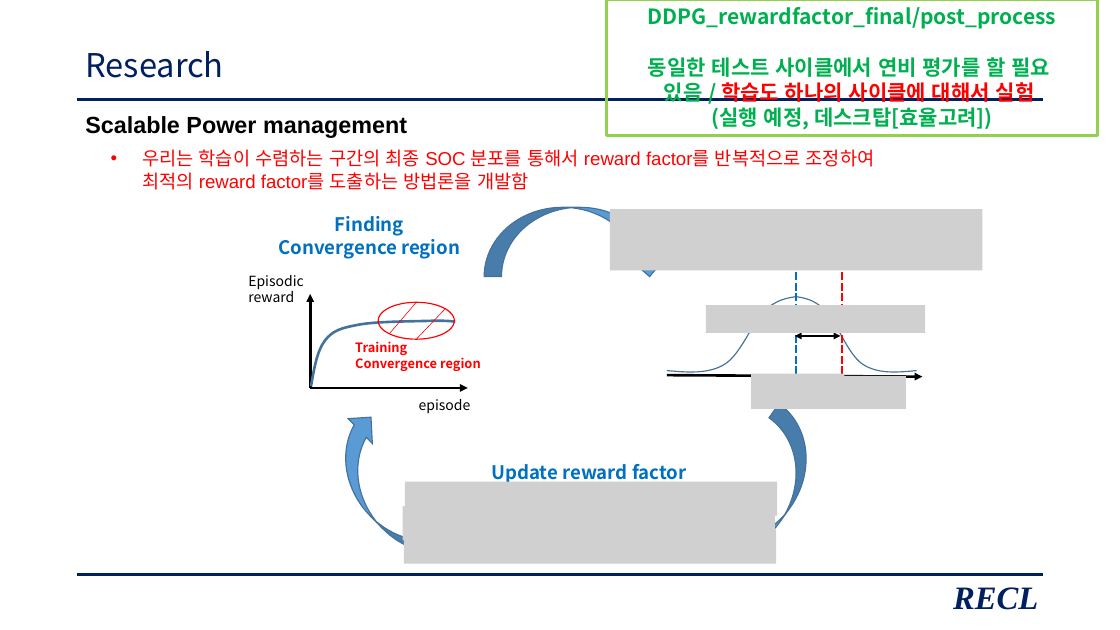
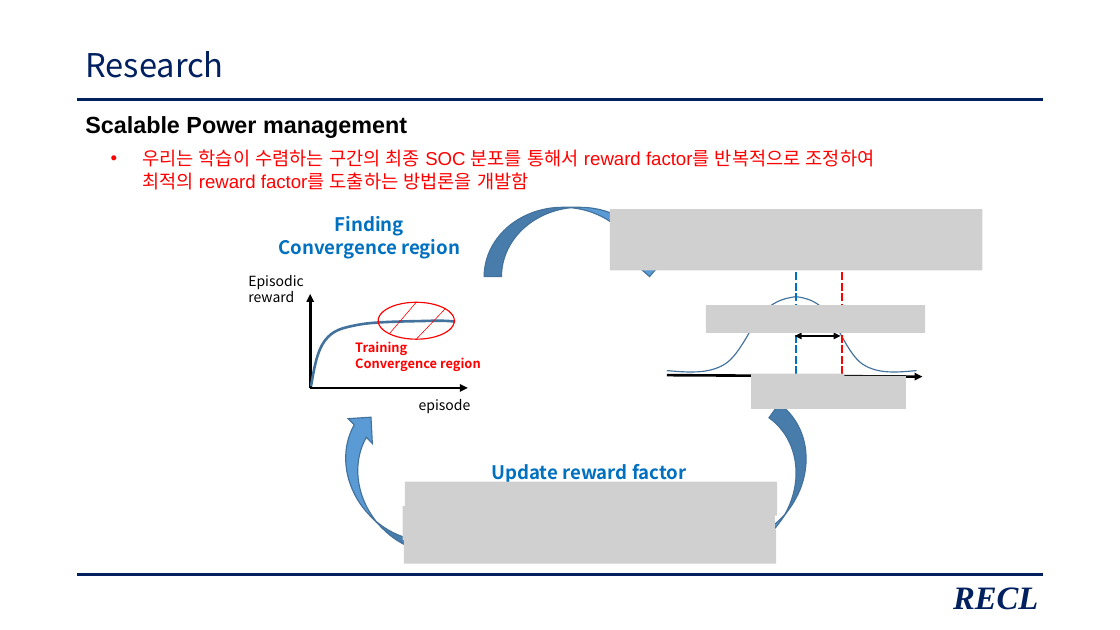
Before and after one commit to zidane89/experiment_essential_degradation, a slide deck: slide 19 of 발표자료_중안3.pptx. Drawn at 1120x630 pixels with LibreOffice and Linux fonts; fonts in the diff are those of the drawing; grey boxes stand for pictures. Boxes give left, top, right and bottom in pixels: in the first picture for what was removed or moved away, otherwise in the second. Text is boxed around its words. In the diff, an @@ line names an element or a change of style, - is before the commit and + after.

```diff
--- a/발표자료_중안3.pptx
+++ b/발표자료_중안3.pptx
@@ rectangle removed at (607,0,1097,136) @@
-DDPG_rewardfactor_final/post_process
-동일한 테스트 사이클에서 연비 평가를 할 필요
-있음 / 학습도 하나의 사이클에 대해서 실험
-(실행 예정, 데스크탑[효율고려])
```
Also in this commit, not shown: 8 other slides changed, 2 slides added, 1 slide removed.
